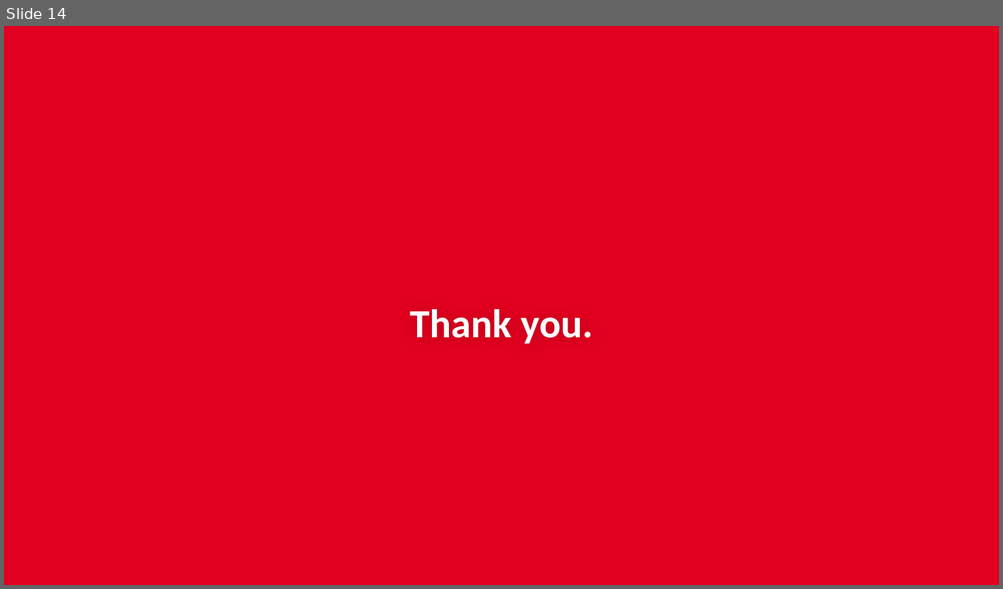
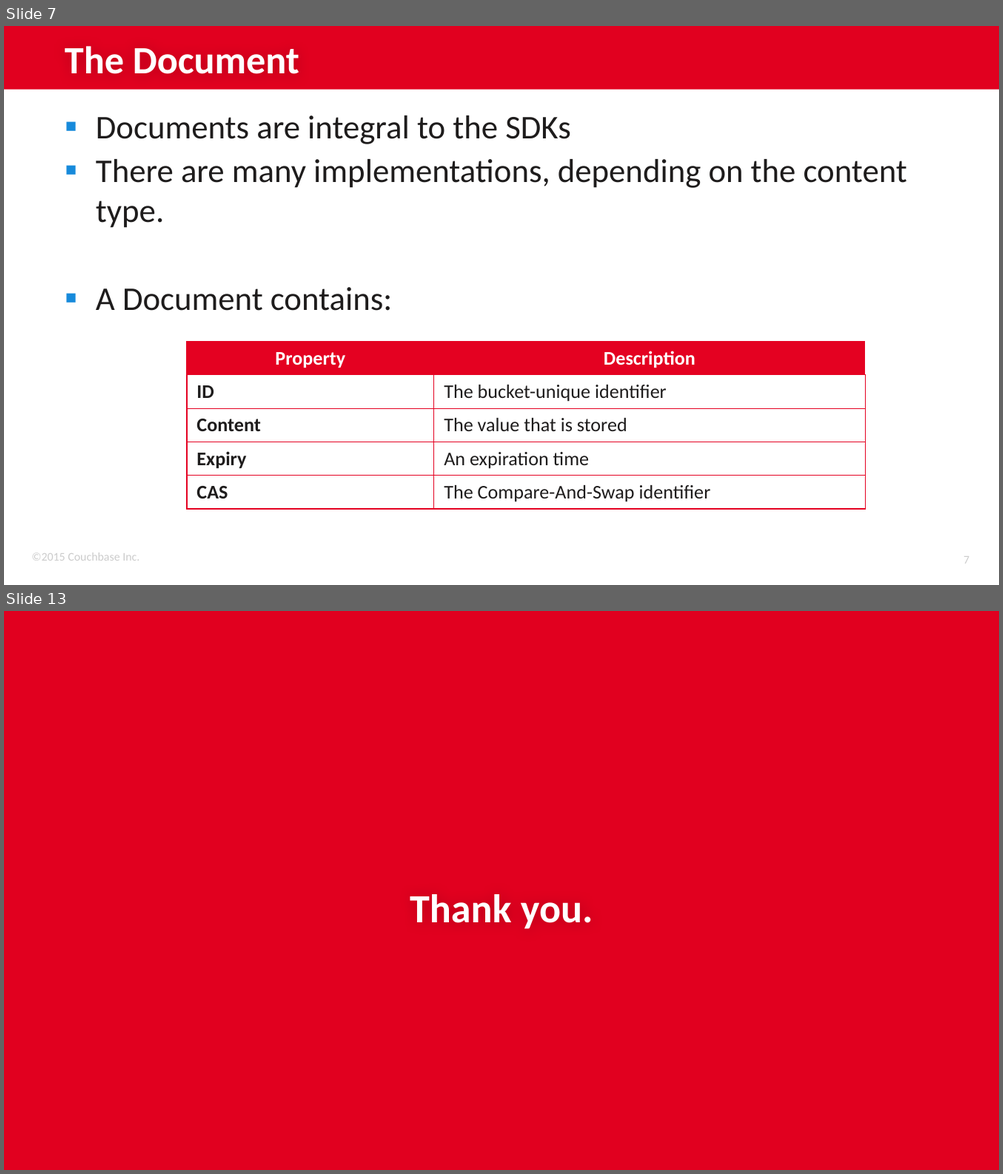
Before and after one commit to subalakr/workshop, a slide deck: server/presentations/02_SDKs.pptx. Shown one above the other, each under a label of ours: slide 14 before the commit, slides 7 and 13 after it; the slides between them are not shown. The pictures are 1003x589 and 1003x1174 pixels, drawn with LibreOffice and Linux fonts; fonts in the diff are those of the drawing; background and template pictures are left out. Boxes give left, top, right and bottom in pixels: in the first picture for what was removed or moved away, otherwise in the second. Text is boxed around its words. In the diff, an @@ line names an element or a change of style, - is before the commit and + after.

Commit message:
start work on sdks

```diff
--- a/server/presentations/02_SDKs.pptx
+++ b/server/presentations/02_SDKs.pptx
@@ slide 7 added at box(4, 26, 999, 585), background #FFFFFF @@
@@ rectangle added at box(4, 26, 999, 90), fill #E1001F @@
@@ title added at box(65, 46, 299, 74), 28 pt, text #FFFFFF, bold @@
+The Document
@@ text added at box(96, 116, 907, 311), 24 pt, text #1E1C1C @@
+▪ Documents are integral to the SDKs
+▪ There are many implementations, depending on the content type.
+▪ A Document contains:
@@ table added at box(187, 341, 865, 507), 5 rows, 2 columns @@
+Property | Description
+ID | The bucket-unique identifier
+Content | The value that is stored
+Expiry | An expiration time
+CAS | The Compare-And-Swap identifier
@@ text added at box(31, 553, 139, 561), 8.5 pt, text #CCCCCC @@
+©2015 Couchbase Inc.
@@ page number added at box(963, 557, 969, 564), 8.5 pt, text #CCCCCC @@
+7
@@ what was slide 14 is now slide 13 @@
```
Also in this commit, not shown: 12 slides changed, 11 other slides added, 2 slides removed.
